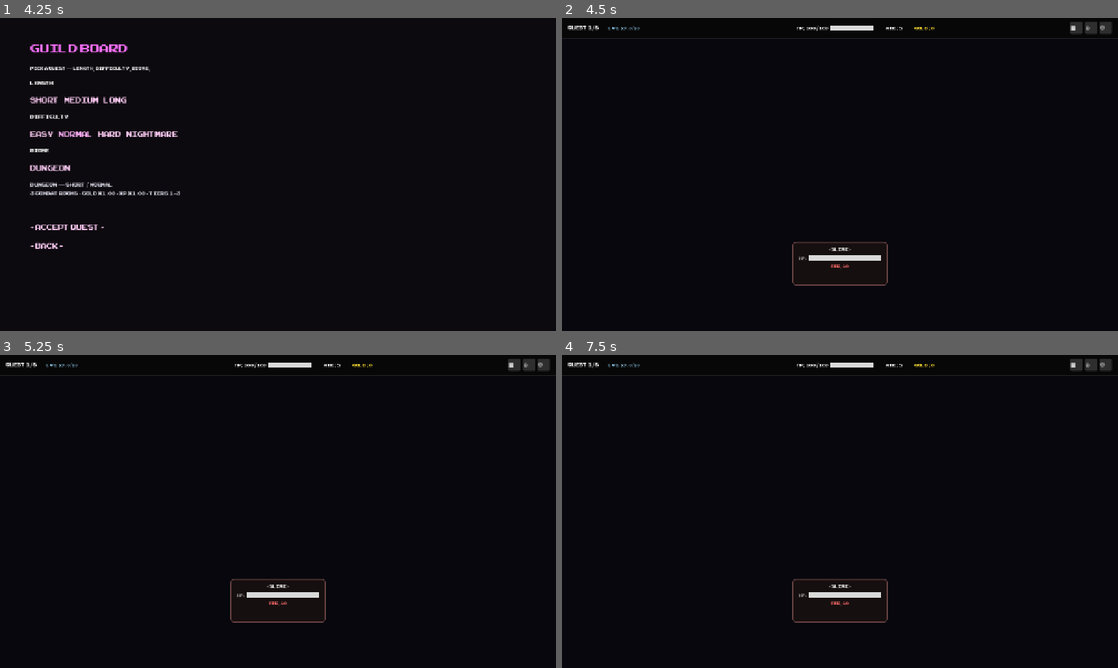
Above: before the commit, frames 1-4 (two rows, left to right).
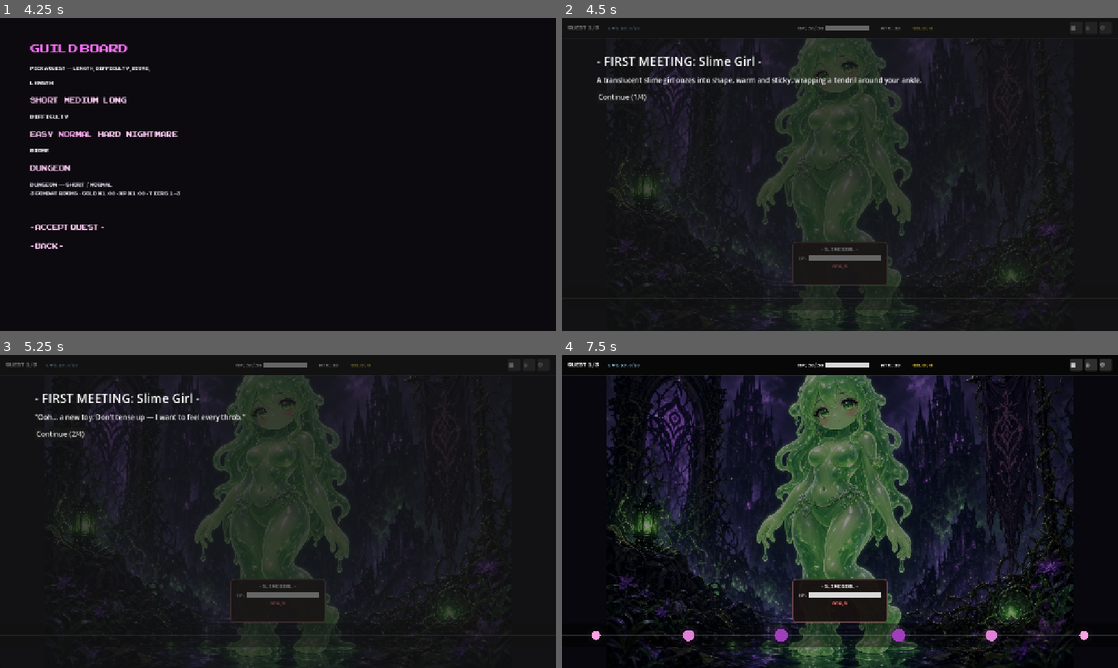
Above: after the commit, the same moments.

Repository: no-release/Temptress
Game: Godot game, scene res://scenes/MainMenu.tscn
Same seed, same stepped clock (60 frames per second), same inputs: the game is played once before the commit and once after it.
Inputs (mouse positions are in pixels of both pictures, inside the frame that each line leads up to):
- Up to frame 1 (4.25 s): click "- START QUEST -" at 0.5 s; click "Easy" at 1.25 s; click "Easy" at 2 s; click "Normal" at 2.75 s; click "Normal" at 3.5 s
- Up to frame 2 (4.5 s): click "- ACCEPT QUEST -" at 4.25 s
- Up to frame 3 (5.25 s): click (61, 433) at 5 s, where only the run after the commit has a clickable "Continue (1/4)"
- Up to frame 4 (7.5 s): click (623, 433) at 5.75 s, where only the run after the commit has a clickable "Continue (2/4)"; click (623, 445) at 6.5 s, where only the run after the commit has a clickable "Continue (3/4)"; click (612, 433) at 7.25 s, where only the run after the commit has a clickable "Face her"

Frame 1 is identical in both runs. In frame 2, 25% of the frame differs, in the area x 1-98%, y 2-100%; in frame 3, 25%; in frame 4, 36%, in the area x 0-100%, y 2-100%.
Error before the commit: Parse Error: Unexpected identifier "PLACEHOLDER" in class body. (res://scripts/Main.gd:1)

Commit message:
Fix Main.gd can_buy type inference (Godot)

Diff:
--- a/rhythmtap-ui-updated-11/scripts/Main.gd
+++ b/rhythmtap-ui-updated-11/scripts/Main.gd
@@ -1 +1,406 @@
-PLACEHOLDER
+extends Node
+# =============================================================================
+# Main.gd — ALPHA BUILD
+# =============================================================================
+# Scene controller for the gameplay screen (Main.tscn).
+# Owns all UI node references and wires GameManager + RoomManager signals
+# to the interface. Does not contain game logic — that lives in GameManager.
+#
+# UI STRUCTURE (all children of the UI CanvasLayer in Main.tscn):
+#   TopHud          — stage/level/XP/HP/ATK/gold bar across the very top (always visible)
+#   BeatBar         — approach track drawn at bottom; player taps here
+#   EnemyCardAnchor — enemy name/HP/ATK card, bottom-center
+#   DialogueBubble  — speech bubble, top-right, auto-fades after DIALOGUE_SHOW_SEC
+#   LoserButton     — only visible during SURVIVAL; styled as a real button
+#   CountdownLabel  — big pulsing countdown during PUNISHMENT, scales from center
+#                      (pivot_offset set in Main.tscn so it doesn't drift top-left)
+#   TreasureScreen  — full overlay (starts at y=48 so TopHud stays visible)
+#
+# GOLD ANIMATION:
+#   _gold_display chases _gold_target in _process() each frame.
+#   Speed scales with the difference so large gains animate fast then taper off.
+#   This means the label always shows the animated value, not the raw stat.
+#
+# ENEMY HP BAR:
+#   Uses size.x (pixels) not scale.x — scale fights Godot's anchor layout system
+#   and resets on hide/show cycles. After survival the card is hidden then reshown,
+#   so _force_enemy_bar_update() fires a deferred enemy_hp_changed to redraw
+#   the bar once layout has settled.
+# =============================================================================
+
+var game_manager: Node
+var room_manager: Node
+var beat_bar:     Control
+var background:   Control
+var beat_sound:   AudioStreamPlayer
+
+# ── UI Node Refs ──────────────────────────────────────────────────────────────
+@onready var ui_layer: CanvasLayer = $UI
+
+@onready var stage_label:   Label     = $UI/TopHud/MarginContainer/HBoxContainer/StageLabel
+@onready var level_label:   Label     = $UI/TopHud/MarginContainer/HBoxContainer/LevelLabel
+@onready var xp_label:      Label     = $UI/TopHud/MarginContainer/HBoxContainer/XPLabel
+@onready var hp_label:      Label     = $UI/TopHud/MarginContainer/HBoxContainer/HPLabel
+@onready var hp_bar_fill:   ColorRect = $UI/TopHud/MarginContainer/HBoxContainer/HPBarBg/HPBarFill
+@onready var atk_label:     Label     = $UI/TopHud/MarginContainer/HBoxContainer/AtkLabel
+@onready var gold_label:    Label     = $UI/TopHud/MarginContainer/HBoxContainer/GoldLabel
+
+@onready var enemy_card_anchor: Control   = $UI/EnemyCardAnchor
+@onready var enemy_name_label:  Label     = $UI/EnemyCardAnchor/EnemyCard/MarginContainer/VBoxContainer/EnemyNameLabel
+@onready var enemy_hp_bar_fill: ColorRect = $UI/EnemyCardAnchor/EnemyCard/MarginContainer/VBoxContainer/HPRow/EnemyHPBarBg/EnemyHPBarFill
+@onready var enemy_atk_label:   Label     = $UI/EnemyCardAnchor/EnemyCard/MarginContainer/VBoxContainer/EnemyAtkLabel
+
+@onready var dialogue_bubble: PanelContainer = $UI/DialogueBubble
+@onready var dialogue_label:  Label          = $UI/DialogueBubble/MarginContainer/DialogueLabel
+
+@onready var loser_button:    Button = $UI/LoserButton
+@onready var countdown_label: Label  = $UI/CountdownLabel
+
+@onready var treasure_screen: PanelContainer = $UI/TreasureScreen
+@onready var loot_list:       VBoxContainer  = $UI/TreasureScreen/MarginContainer/VBoxContainer/LootList
+@onready var continue_button: Button         = $UI/TreasureScreen/MarginContainer/VBoxContainer/ContinueButton
+
+# ── State ─────────────────────────────────────────────────────────────────────
+var _dialogue_timer: float = 0.0
+const DIALOGUE_SHOW_SEC: float = 3.5
+
+# Gold animation — _gold_display is what's shown, chases _gold_target
+var _gold_display: float = 0.0
+var _gold_target:  float = 0.0
+
+# ── Ready ─────────────────────────────────────────────────────────────────────
+func _ready():
+	game_manager = $GameManager
+	room_manager = $RoomManager
+	beat_bar     = $UI/BeatBar
+	background   = $Background
+	beat_sound   = $SoundPlayers/BeatSound
+
+	# SoundGen is an autoload — generates the beat click sound procedurally
+	beat_sound.stream       = SoundGen.create_beat_hit()
+	game_manager.beat_sound = beat_sound
+	beat_bar.game_manager   = game_manager
+
+	loser_button.visible = false
+	loser_button.text = "I can't hold it..."
+	loser_button.pressed.connect(_on_loser_pressed)
+	continue_button.pressed.connect(_on_treasure_continue)
+
+	game_manager.new_beat.connect(_on_new_beat)
+	game_manager.enemy_state_changed.connect(_on_enemy_state_changed)
+	game_manager.enemy_type_swapped.connect(_on_enemy_type_swapped)
+	game_manager.player_stats_changed.connect(_update_player_hud)
+	game_manager.enemy_hp_changed.connect(_update_enemy_hud)
+	game_manager.enemy_dialogue.connect(_on_enemy_dialogue)
+	game_manager.enemy_defeated.connect(_on_enemy_defeated)
+	game_manager.enter_survival.connect(_on_enter_survival)
+	game_manager.survival_success.connect(_on_survival_success)
+	game_manager.enter_punishment.connect(_on_enter_punishment)
+	game_manager.punishment_tick.connect(_on_punishment_tick)
+	game_manager.game_over.connect(_on_game_over)
+
+	room_manager.room_started.connect(_on_room_started)
+	room_manager.run_complete.connect(_on_run_complete)
+
+	_on_enemy_type_swapped(game_manager.active_enemy_type)
+	_gold_display = float(game_manager.player_gold)
+	_gold_target  = _gold_display
+
+	# Deferred so Godot's layout pass runs first and size.x values are real
+	call_deferred("_update_all_hud")
+
+	# RoomManager drives the run from ActiveRun (guild quest) when present
+	room_manager.start_run()
+
+# ── HUD Update ────────────────────────────────────────────────────────────────
+func _update_all_hud():
+	_update_player_hud()
+	_update_enemy_hud()
+
+func _update_player_hud():
+	var gm = game_manager
+	hp_label.text  = "HP: %d/%d" % [gm.player_health, gm.player_max_health]
+	atk_label.text = "ATK: %d" % gm.player_damage
+	level_label.text = "LV %d" % gm.player_level
+	xp_label.text    = "XP: %d/%d" % [gm.player_xp, gm.xp_to_next_level()]
+	# Don't set gold_label here — it's animated in _process via _gold_target
+	_gold_target = float(gm.player_gold)
+
+	var p_pct = clamp(
+		float(gm.player_health) / float(gm.player_max_health) if gm.player_max_health > 0 else 0.0,
+		0.0, 1.0)
+	hp_bar_fill.size.x = hp_bar_fill.get_parent().size.x * p_pct
+	hp_bar_fill.color = Color(0.95, 0.15, 0.15, 1) if p_pct <= 0.25 else \
+						Color(0.95, 0.65, 0.1,  1) if p_pct <= 0.5  else \
+						Color(0.85, 0.85, 0.85, 1)
+
+func _update_enemy_hud():
+	var gm = game_manager
+	if gm.active_enemy:
+		var pretty = gm.active_enemy_type.replace("_", " ").capitalize()
+		enemy_name_label.text = "- %s -" % pretty
+		enemy_atk_label.text  = "ATK: %d" % gm.active_enemy.damage
+	var e_pct = clamp(
+		float(gm.enemy_health) / float(gm.enemy_max_health) if gm.enemy_max_health > 0 else 0.0,
+		0.0, 1.0)
+	enemy_hp_bar_fill.size.x = enemy_hp_bar_fill.get_parent().size.x * e_pct
+
+# ── Process ───────────────────────────────────────────────────────────────────
+func _process(delta: float):
+	background.size = get_viewport().get_visible_rect().size
+	beat_bar.size   = background.size
+
+	# Dialogue fade-out — alpha reaches 0 then hides the node
+	if _dialogue_timer > 0.0:
+		_dialogue_timer -= delta
+		dialogue_bubble.modulate.a = min(1.0, _dialogue_timer * 2.0)
+		if _dialogue_timer <= 0.0:
+			dialogue_bubble.visible = false
+
+	# Animated gold counter — fast when far from target, tapers as it approaches
+	if not is_equal_approx(_gold_display, _gold_target):
+		var diff  = _gold_target - _gold_display
+		var speed = max(abs(diff) * 3.0, 10.0)
+		_gold_display = move_toward(_gold_display, _gold_target, speed * delta)
+		gold_label.text = "Gold: %d" % int(_gold_display)
+
+# ── Treasure Screen ───────────────────────────────────────────────────────────
+func _show_treasure_screen(gold_reward: int):
+	for child in loot_list.get_children():
+		child.queue_free()
+	var row = Label.new()
+	row.text = "%d Gold" % gold_reward
+	row.add_theme_font_size_override("font_size", 18)
+	row.add_theme_color_override("font_color", Color(1.0, 0.88, 0.2, 1))
+	loot_list.add_child(row)
+	if ActiveRun.state:
+		var bag = Label.new()
+		bag.text = "Quest bag: %d Gold" % ActiveRun.state.treasure_bag_gold
+		bag.add_theme_font_size_override("font_size", 14)
+		bag.add_theme_color_override("font_color", Color(0.9, 0.9, 0.9, 1))
+		loot_list.add_child(bag)
+	var sep = HSeparator.new()
+	sep.add_theme_color_override("color", Color(1.0, 0.88, 0.2, 0.55))
+	loot_list.add_child(sep)
+	treasure_screen.visible = true
+
+func _on_treasure_continue():
+	SoundGen.play_ui_click()
+	treasure_screen.visible = false
+	# Always advance — past the last room this emits run_complete
+	room_manager.advance_room()
+
+# ── Room Routing ──────────────────────────────────────────────────────────────
+# RoomManager emits room_started with the room dict; we dispatch here.
+# First combat room is a no-op because GameManager already booted with "goblin".
+func _on_room_started(room: Dictionary):
+	var room_num = room_manager.get_room_number()
+	var total    = room_manager.get_total_rooms()
+	if ActiveRun.state and ActiveRun.state.quest:
+		stage_label.text = ActiveRun.state.quest_progress_label()
+	else:
+		stage_label.text = "QUEST %d/%d" % [room_num, total]
+
+	match room.get("type", ""):
+		"combat":
+			var enemy = room.get("enemy", "slime_girl")
+			if not MetaSave.has_met_enemy(enemy):
+				await _play_first_meet_intro(enemy)
+				MetaSave.mark_enemy_met(enemy)
+				MetaSave.save_to_disk()
+			if game_manager.game_state == game_manager.GameState.TREASURE:
+				game_manager.continue_after_treasure(enemy)
+			else:
+				# First room (or non-treasure combat): sync encounter to quest enemy
+				game_manager.begin_encounter(enemy)
+		"rest":
+			await _run_rest_room()
+		"shop":
+			await _run_shop_room()
+
+func _show_simple_notice(text: String) -> void:
+	dialogue_label.text = text
+	_dialogue_timer = 1.5
+	dialogue_bubble.visible = true
+	dialogue_bubble.modulate = Color(1, 1, 1, 1)
+
+func _on_run_complete():
+	# Bank run treasure into MetaSave, then return to town
+	if ActiveRun.state and not ActiveRun.state.conceded:
+		ActiveRun.mark_cleared()
+	ActiveRun.end_run()
+	get_tree().change_scene_to_file("res://scenes/Town.tscn")
+
+# ── Signal Handlers ───────────────────────────────────────────────────────────
+func _on_new_beat(beat_num: int):
+	beat_bar.on_beat()
+	background.on_beat(beat_num)
+
+func _on_enemy_state_changed(state: String):
+	background.on_enemy_state_changed(state)
+
+func _on_enemy_type_swapped(type_name: String):
+	background.load_enemy_assets(type_name)
+	var pretty = type_name.replace("_", " ").capitalize()
+	enemy_name_label.text = "- %s -" % pretty
+
+
+
+func _on_enemy_dialogue(text: String):
+	if text == "":
+		return
+	dialogue_label.text      = text
+	_dialogue_timer          = DIALOGUE_SHOW_SEC
+	dialogue_bubble.visible  = true
+	dialogue_bubble.modulate = Color(1, 1, 1, 1)
+
+func _on_enemy_defeated(gold_reward: int):
+	_show_treasure_screen(gold_reward)
+
+func _on_enter_survival(_enemy_name: String):
+	# Hide the enemy card while the loser button is showing — they overlap
+	loser_button.visible      = true
+	enemy_card_anchor.visible = false
+
+func _on_survival_success():
+	loser_button.visible      = false
+	enemy_card_anchor.visible = true
+	# Defer so layout settles before we read size.x for the HP bar
+	call_deferred("_force_enemy_bar_update")
+
+func _force_enemy_bar_update():
+	# 0-damage signal: re-triggers _update_enemy_hud() once the node
+	# is visible and laid out so size.x is a real pixel value
+	game_manager.emit_signal("enemy_hp_changed")
+
+func _on_loser_pressed():
+	if game_manager.game_state != game_manager.GameState.SURVIVAL:
+		return
+	SoundGen.play_ui_click()
+	loser_button.visible = false
+	game_manager.on_player_concedes()
+
+func _on_enter_punishment(_enemy_name: String):
+	# Countdown ticks immediately — no delay (simplified from earlier version)
+	countdown_label.modulate = Color(1, 1, 1, 1)
+
+func _on_punishment_tick(seconds_left: float):
+	countdown_label.text = str(int(ceil(seconds_left)))
+	var pulse = fmod(seconds_left, 1.0)
+	countdown_label.scale = Vector2.ONE * (1.0 + (1.0 - pulse) * 0.25)
+
+func _on_game_over(_enemy_name: String):
+	countdown_label.modulate = Color(1, 1, 1, 0)
+	await get_tree().create_timer(4.0).timeout
+	# Fail path already called ActiveRun.mark_conceded in on_player_concedes
+	ActiveRun.end_run()
+	get_tree().change_scene_to_file("res://scenes/Town.tscn")
+
+
+# ── Phase 6: first-meet enemy intro ───────────────────────────────────────────
+func _play_first_meet_intro(enemy_id: String) -> void:
+	game_manager.set_process(false)
+	var pages := FirstMeetScenes.enemy_pages(enemy_id)
+	var pretty := enemy_id.replace("_", " ").capitalize()
+	var title := "- FIRST MEETING: %s -" % pretty
+	for i in range(pages.size()):
+		var last: bool = i >= pages.size() - 1
+		var btn := "Face her" if last else "Continue (%d/%d)" % [i + 1, pages.size()]
+		_show_choice_overlay(title, pages[i], btn, func(): pass)
+		await _overlay_done
+	game_manager.set_process(true)
+
+func _run_rest_room() -> void:
+	var heal := int(game_manager.player_max_health * 0.35)
+	game_manager.player_health = mini(game_manager.player_max_health, game_manager.player_health + heal)
+	game_manager.emit_signal("player_stats_changed")
+	_show_choice_overlay(
+		"- REST -",
+		"You catch your breath. Resolve +%d HP." % heal,
+		"Continue",
+		func(): room_manager.advance_room()
+	)
+	await _overlay_done
+
+func _run_shop_room() -> void:
+	# Cheap mid-run purchases from the quest bag / temporary HP
+	var price := 20
+	var can_buy: bool = int(game_manager.player_gold) >= price
+	var detail := "Travelling merchant.\n20 gold: +8 HP now (from quest bag)."
+	if not can_buy:
+		detail += "\n(You can't afford anything — move on.)"
+	_show_choice_overlay(
+		"- SHOP -",
+		detail,
+		"Buy tonic" if can_buy else "Leave",
+		func():
+			if can_buy and game_manager.player_gold >= price:
+				game_manager.player_gold -= price
+				if ActiveRun.state:
+					ActiveRun.state.treasure_bag_gold = maxi(0, ActiveRun.state.treasure_bag_gold - price)
+				game_manager.player_health = mini(game_manager.player_max_health, game_manager.player_health + 8)
+				game_manager.emit_signal("player_stats_changed")
+			room_manager.advance_room()
+	)
+	# Always offer a leave if buy shown — second button
+	if can_buy and _overlay_secondary:
+		_overlay_secondary.text = "Leave"
+		_overlay_secondary.visible = true
+		if not _overlay_secondary.pressed.is_connected(_on_overlay_leave):
+			_overlay_secondary.pressed.connect(_on_overlay_leave)
+	await _overlay_done
+
+signal _overlay_done
+
+var _overlay_root: Control = null
+var _overlay_secondary: Button = null
+
+func _show_choice_overlay(title: String, body: String, primary: String, on_primary: Callable) -> void:
+	if _overlay_root:
+		_overlay_root.queue_free()
+	_overlay_root = PanelContainer.new()
+	_overlay_root.set_anchors_preset(Control.PRESET_FULL_RECT)
+	ui_layer.add_child(_overlay_root)
+	var margin := MarginContainer.new()
+	margin.add_theme_constant_override("margin_left", 80)
+	margin.add_theme_constant_override("margin_top", 80)
+	margin.add_theme_constant_override("margin_right", 80)
+	margin.add_theme_constant_override("margin_bottom", 80)
+	_overlay_root.add_child(margin)
+	var v := VBoxContainer.new()
+	v.add_theme_constant_override("separation", 12)
+	margin.add_child(v)
+	var t := Label.new()
+	t.text = title
+	t.add_theme_font_size_override("font_size", 28)
+	v.add_child(t)
+	var b := Label.new()
+	b.text = body
+	b.autowrap_mode = TextServer.AUTOWRAP_WORD_SMART
+	v.add_child(b)
+	var row := HBoxContainer.new()
+	row.add_theme_constant_override("separation", 16)
+	v.add_child(row)
+	var btn := Button.new()
+	btn.text = primary
+	btn.pressed.connect(func():
+		SoundGen.play_ui_click()
+		_close_overlay()
+		on_primary.call()
+	)
+	row.add_child(btn)
+	_overlay_secondary = Button.new()
+	_overlay_secondary.visible = false
+	row.add_child(_overlay_secondary)
+
+func _on_overlay_leave() -> void:
+	SoundGen.play_ui_click()
+	_close_overlay()
+	room_manager.advance_room()
+
+func _close_overlay() -> void:
+	if _overlay_root:
+		_overlay_root.queue_free()
+		_overlay_root = null
+	_overlay_secondary = null
+	emit_signal("_overlay_done")
